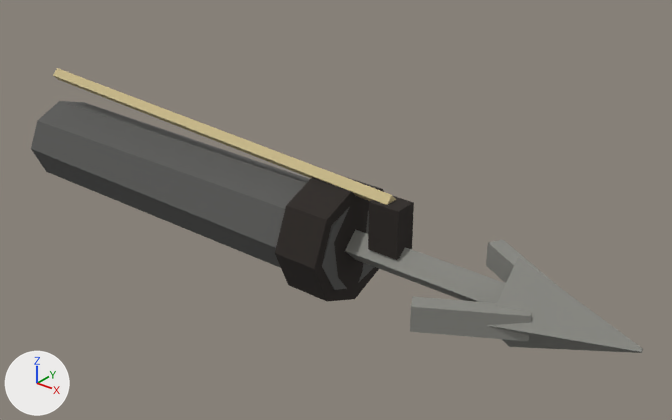
What one commit did to the glTF model game/public/models/wbar_harpoon.glb.
Rendered twice from a camera (50 mm lens) standing at (1.139, -0.773, 0.516) and looking at (0.493, 0.034, 0.015). Lighting does not change. The marker at lower left points along +X, +Y and +Z. The picture after the commit comes second.

Script lines for the objects in view, before the commit:
```python
mat_rope = principled_material('rope')
mat_rope.base_color = (0.584, 0.485, 0.254)  # beige #c9b98a
mat_rope.roughness = 1.0
me_cylinder = bpy.data.meshes.new('Cylinder')
me_cylinder.from_pydata(...)  # 80 vertices, 128 faces; spans x -0.003..0.9, y -0.094..0.094, z -0.075..0.109
# faces by material slot: [28, 40, 48, 12]
me_cylinder.materials.append(mat_metal)  # dark grey #5a5a58
me_cylinder.materials.append(mat_dark)  # black #2a2420
me_cylinder.materials.append(mat_metal_light)  # grey #8a8a84
me_cylinder.materials.append(mat_rope)  # beige #c9b98a
ob_wbar_harpoon = bpy.data.objects.new('wbar_harpoon', me_cylinder)
ob_wbar_harpoon.location = (0.0, 0.0, 0.0)
```
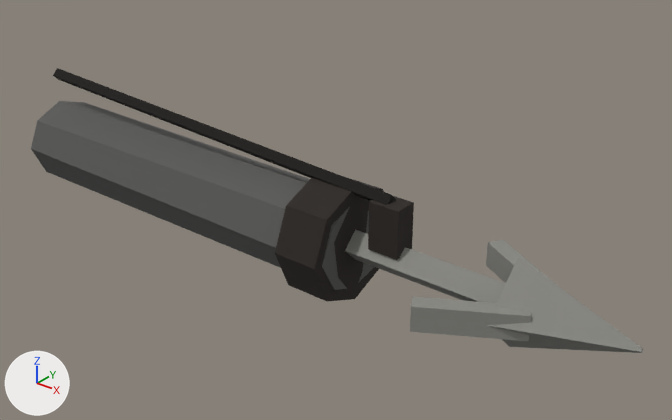
What the commit changed:
Material 'rope' (mat_rope) changes colour from beige #c9b98a to black #16130f; in linear values from (0.584, 0.485, 0.254) to (0.00802, 0.00651, 0.00478).

Where the change shows, as pixel boxes (x1, y1, x2, y2) in the pictures (672 x 420 px):
'wbar_harpoon', recoloured
    both: (53, 68, 399, 208)
